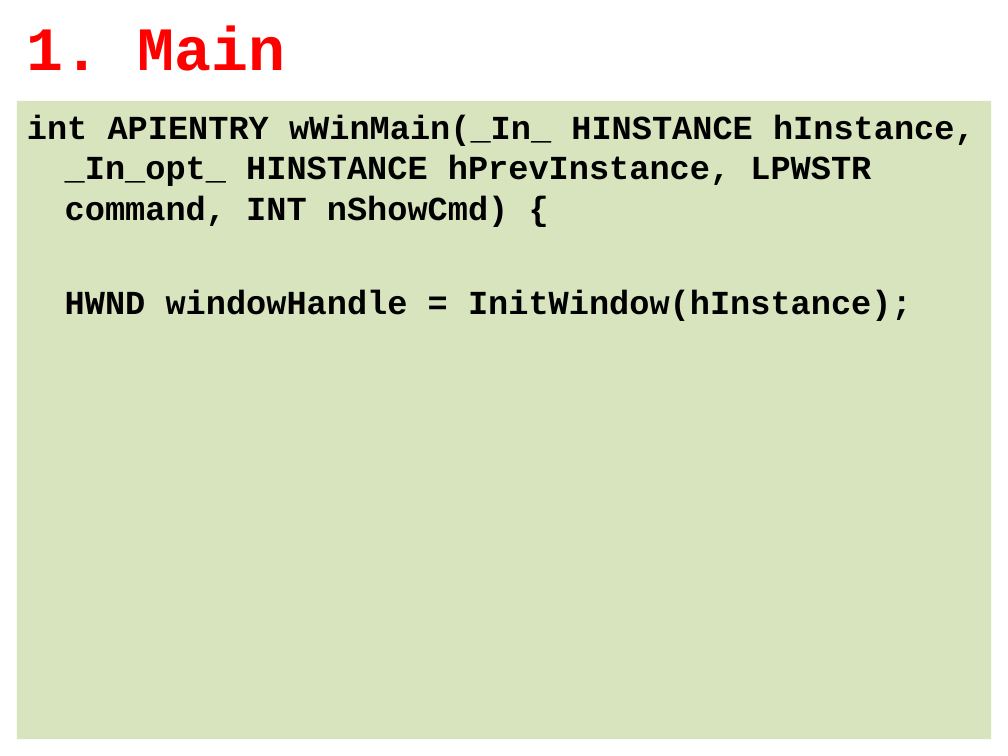
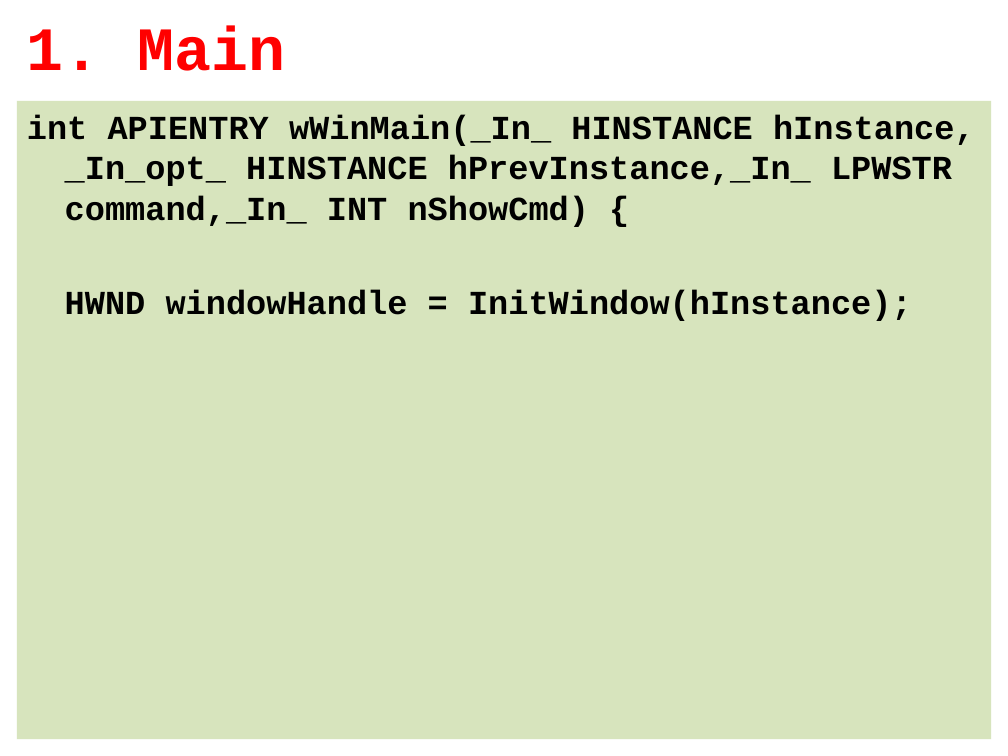
Before and after one commit to tyekx/dx12, a slide deck: slide 12 of Slides/ggl001-HelloTriangle.pptx (slide 13 before the commit). Drawn at 1008x756 pixels with LibreOffice and Linux fonts; fonts in the diff are those of the drawing; background and template pictures are left out. Boxes give left, top, right and bottom in pixels: in the first picture for what was removed or moved away, otherwise in the second. Text is boxed around its words. In the diff, an @@ line names an element or a change of style, - is before the commit and + after.

```diff
--- a/Slides/ggl001-HelloTriangle.pptx
+++ b/Slides/ggl001-HelloTriangle.pptx
@@ text at [27, 114, 975, 227]: text changed @@
-int APIENTRY wWinMain(_In_ HINSTANCE hInstance, _In_opt_ HINSTANCE hPrevInstance, LPWSTR command, INT nShowCmd) {
+int APIENTRY wWinMain(_In_ HINSTANCE hInstance, _In_opt_ HINSTANCE hPrevInstance,_In_ LPWSTR command,_In_ INT nShowCmd) {
```
Also in this commit, not shown: 2 other slides changed, 1 slide removed, 7 other files.
